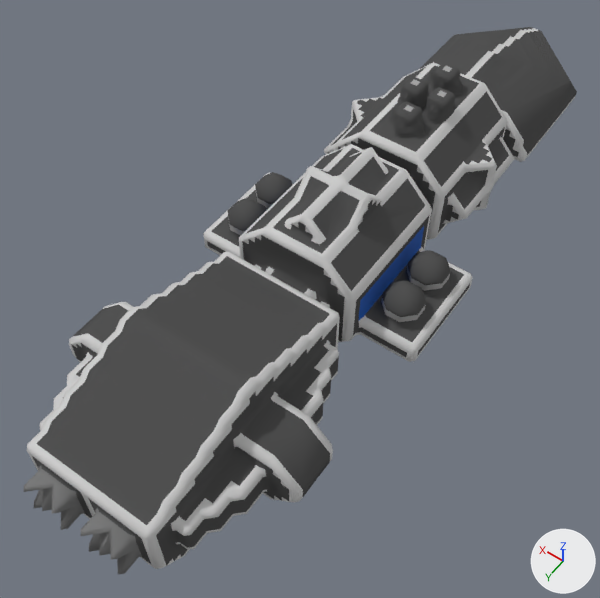
A saved change to the OBJ model src/jsMain/resources/meshes/diadochi-3-tamag-class.obj.
One viewpoint serves both versions: a 50 mm lens placed at (-37.9, 67.9, 102.7), pointed at (3.3, 10.2, 12.0). The axes (+X, +Y, +Z) are drawn at lower right. The lights are the same throughout. Where no turn or scale is listed for an object, it has been applied to the vertices.

The first picture shows 'diadochi-3-tamag-class'.
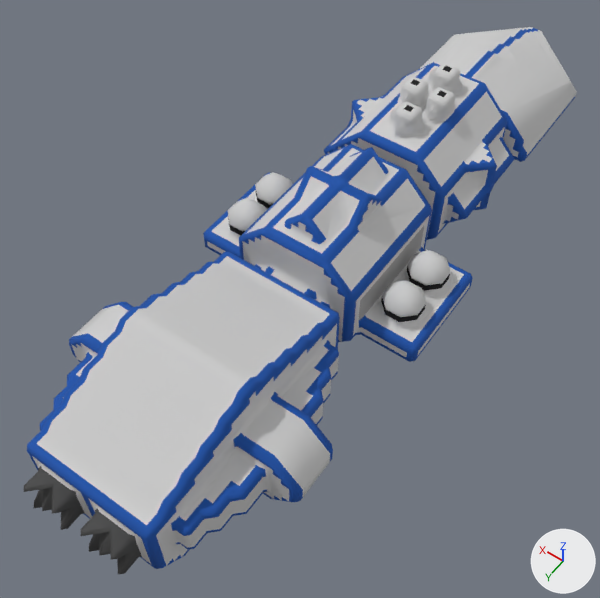
The newer file is also turned or shifted as a whole; pictures and numbers use the older file's frame.

Location of each change, (x1, y1, x2, y2) in pixels of the pictures (600 x 598 px; the box of a moved part takes in the faces that stretch with it):
part 1 of me_diadochi_3_tamag_class, moved or reshaped
    before: (352, 90, 493, 210)
    after: (352, 91, 494, 300)
part 2 of me_diadochi_3_tamag_class, moved or reshaped
    before: (34, 488, 110, 555)
    after: (25, 482, 110, 556)
part 3 of me_diadochi_3_tamag_class, surface changed
    both: (24, 28, 576, 574)

The change, as a list of edits to the scene's bpy script:
```text
Change me_diadochi_3_tamag_class:
    used by ob_diadochi_3_tamag_class; location = (0.0, 0.0, 0.0)
    remove me_diadochi_3_tamag_class.from_pydata(...)  # 3789 vertices, 7028 faces; spans x -16.5..16.5, y -54.5..54.5, z -0.1..33.9
    add me_diadochi_3_tamag_class.from_pydata(...)  # 3791 vertices, 7021 faces; spans x -16.5..16.5, y -54.5..54.5, z -0.1..33.9
    me_diadochi_3_tamag_class part 1: 2 vertices moved from x -10.0..2.5, y -16.0..2.5, z 23.4..31.4 to x -10.5..3.0, y -15.5..2.0, z 23.4..31.4; 19 vertices removed from x -10.0..9.0, y -24.0..20.0, z 11.4..33.4; 16 vertices added at x -13.0..14.0, y -20.0..19.5, z 11.9..32.9
    me_diadochi_3_tamag_class part 2: 3 vertices moved from x -4.0..6.0, y 53.0..54.0, z 20.9..23.9 to x -3.0..4.5, y 53.0..54.0, z 20.4..22.4; 3 vertices removed from x -5.0..-2.5, y 53.0..53.5, z 20.4..24.4; 6 vertices added at x -4.5..5.0, y 53.0..54.0, z 19.9..24.4
    me_diadochi_3_tamag_class part 3: 6254 kept faces spanning x -16.5..16.5, y -54.5..54.5, z -0.1..33.9 get new texture (UV) coordinates
```
